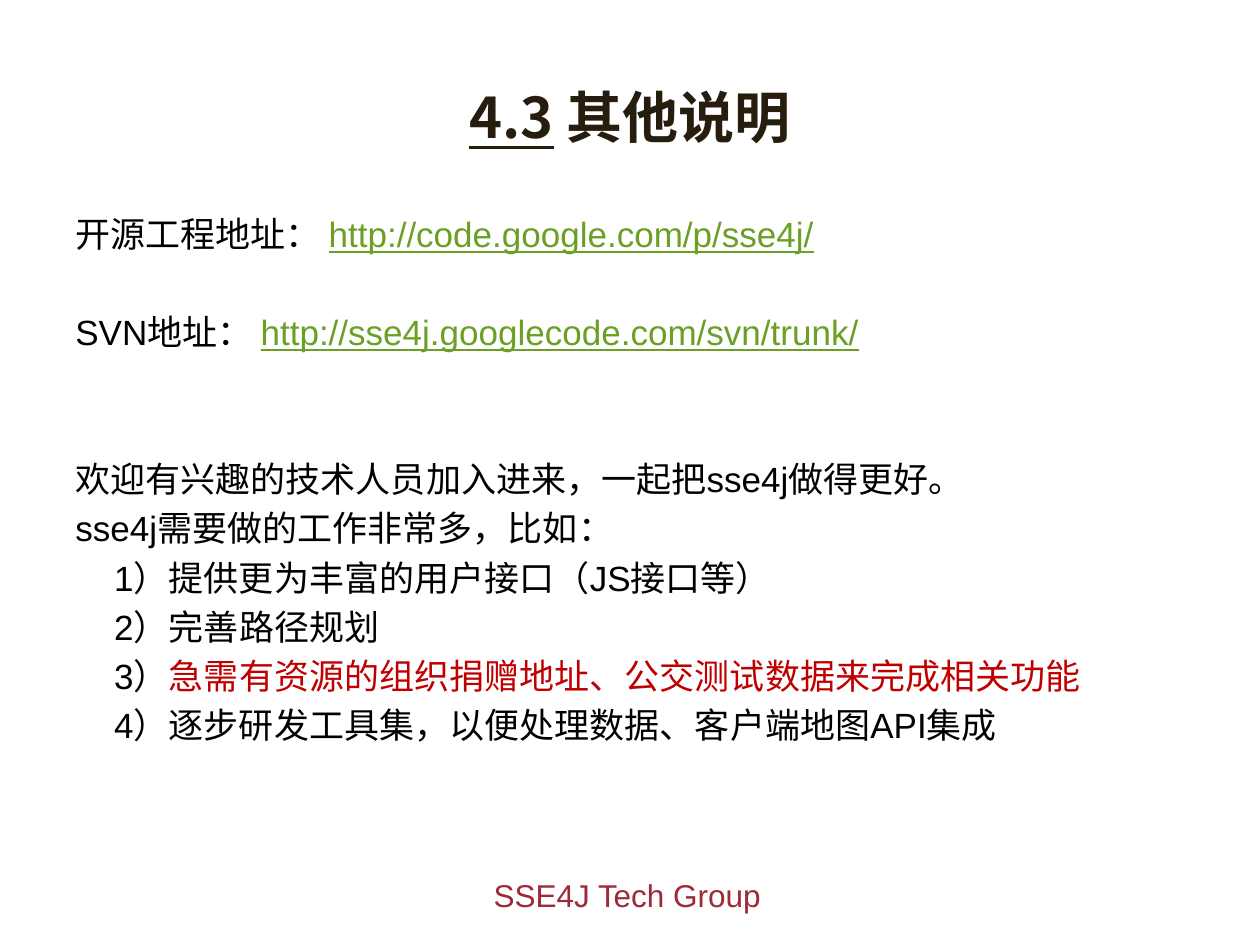
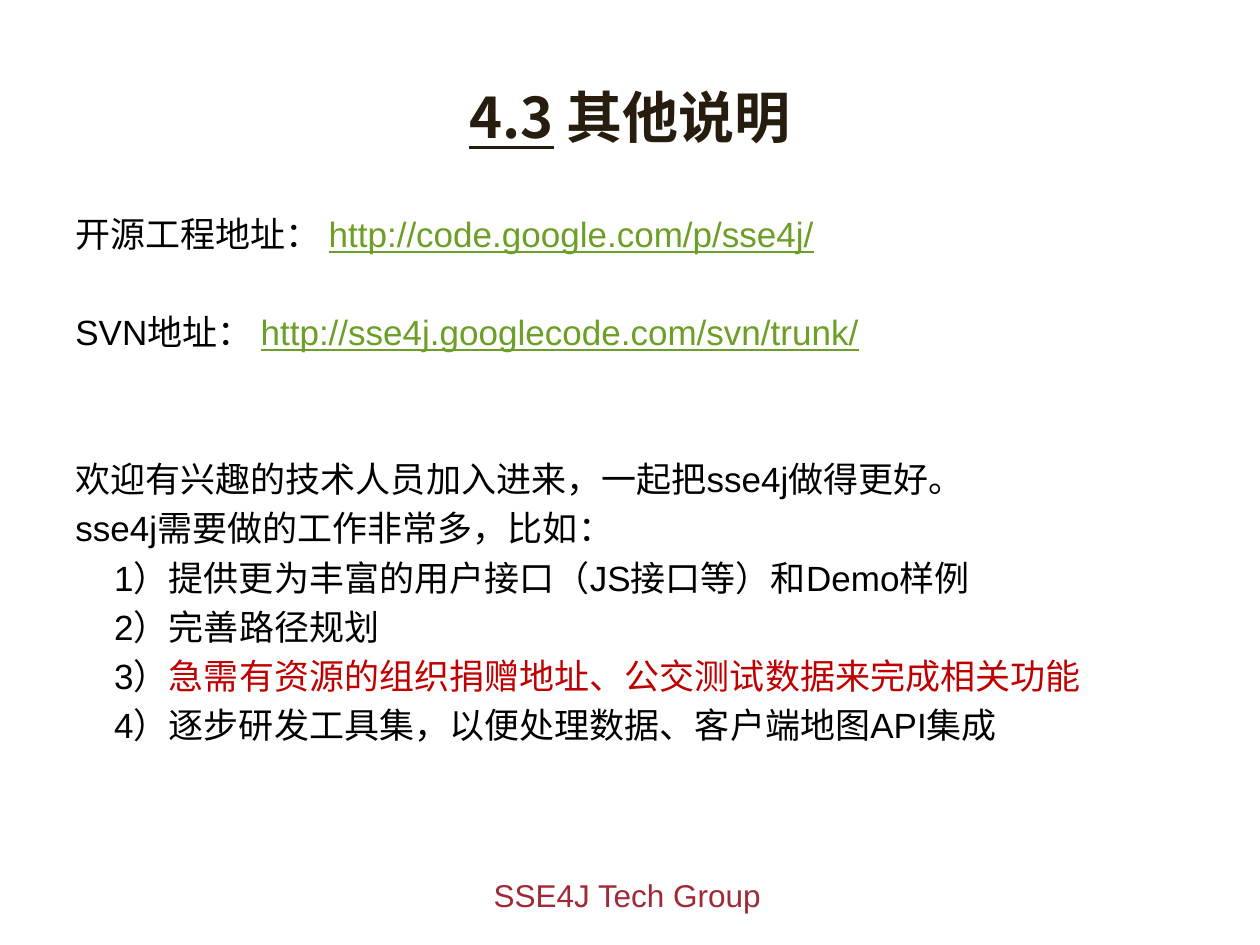
Before and after one commit to giszh86/sse4j, a slide deck: slide 24 of doc/sse4j.pptx (slide 23 before the commit). Drawn at 1260x945 pixels with LibreOffice and Linux fonts; fonts in the diff are those of the drawing; background and template pictures are left out. Boxes give left, top, right and bottom in pixels: in the first picture for what was removed or moved away, otherwise in the second. Text is boxed around its words. In the diff, an @@ line names an element or a change of style, - is before the commit and + after.

```diff
--- a/doc/sse4j.pptx
+++ b/doc/sse4j.pptx
@@ text at (x1=114, y1=562, x2=969, y2=595): text changed @@
-1）提供更为丰富的用户接口（JS接口等）
+1）提供更为丰富的用户接口（JS接口等）和Demo样例
```
Also in this commit, not shown: 10 other slides changed, 1 slide added.
